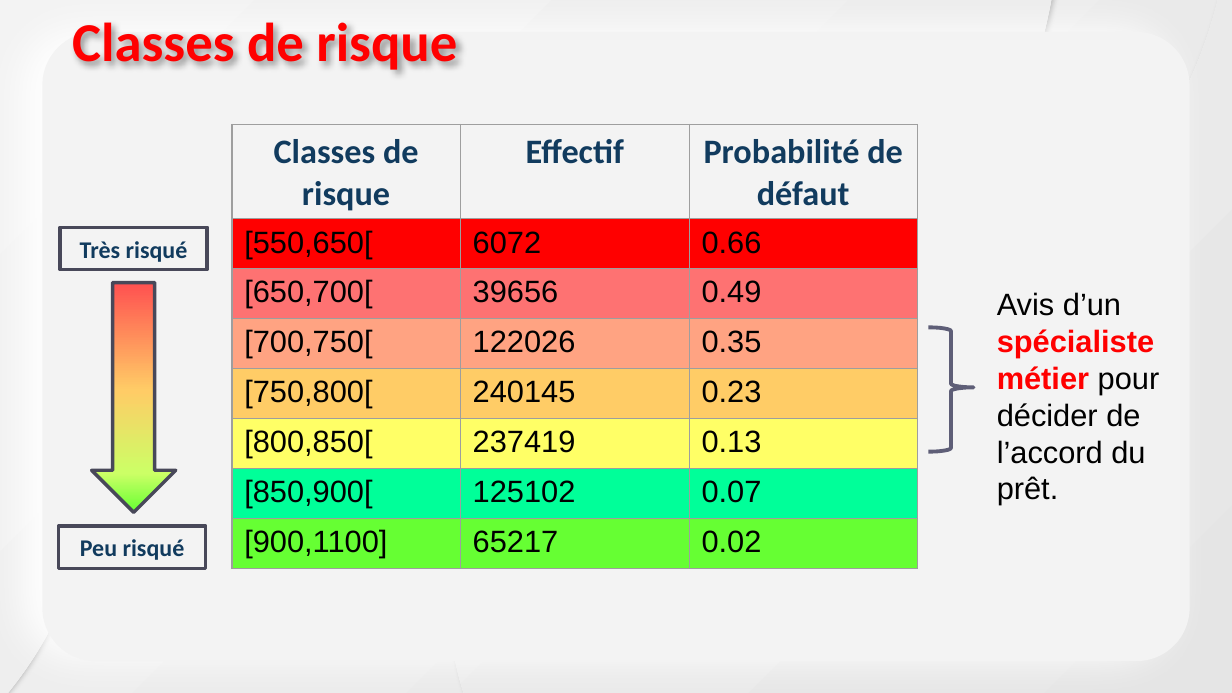
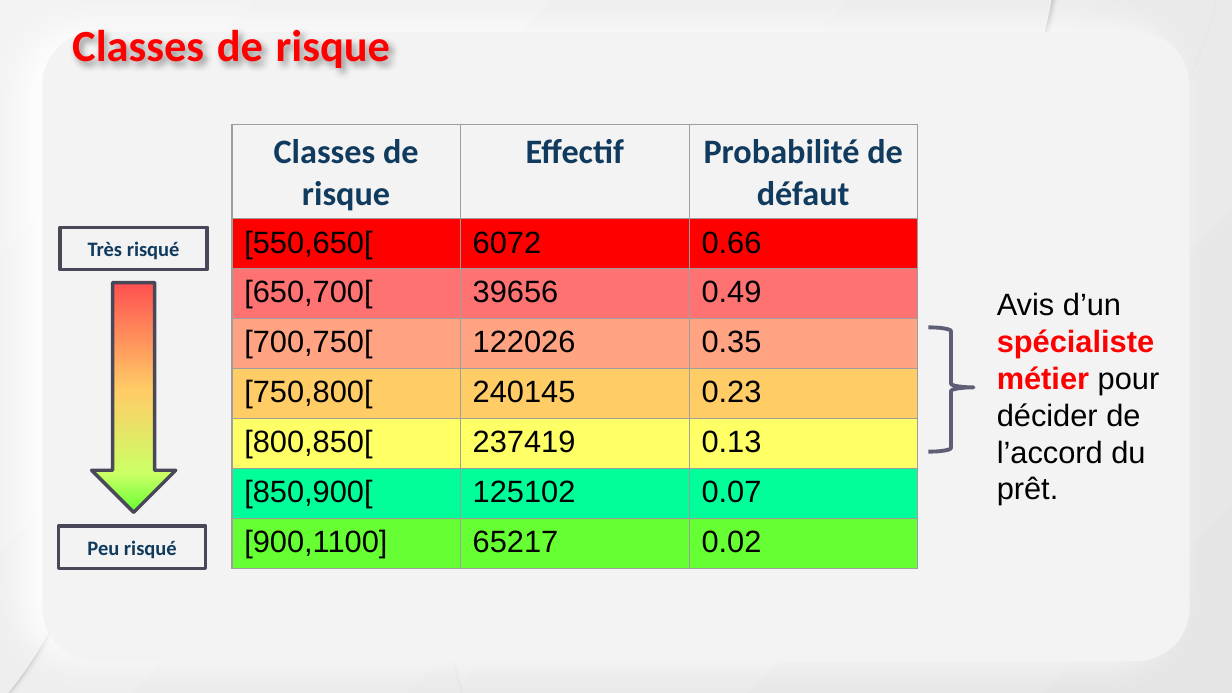
Before and after one commit to aadmberrada/loan_investments, a slide deck: slide 8 of Présentation_Lending_Club_Scoring.pptx. Drawn at 1232x693 pixels with LibreOffice and Linux fonts; fonts in the diff are those of the drawing. Boxes give left, top, right and bottom in pixels: in the first picture for what was removed or moved away, otherwise in the second. Text is boxed around its words. In the diff, an @@ line names an element or a change of style, - is before the commit and + after.

```diff
--- a/Présentation_Lending_Club_Scoring.pptx
+++ b/Présentation_Lending_Club_Scoring.pptx
@@ text "Classes de risque" at (72,24,390,71): size 32 to 26 pt @@
@@ rectangle "Très risqué" at (60,227,207,269): size 14 to 12 pt @@
@@ rectangle "Peu risqué" at (59,526,206,568): size 14 to 12 pt @@
```
Also in this commit, not shown: 12 other slides changed, 2 other files.
